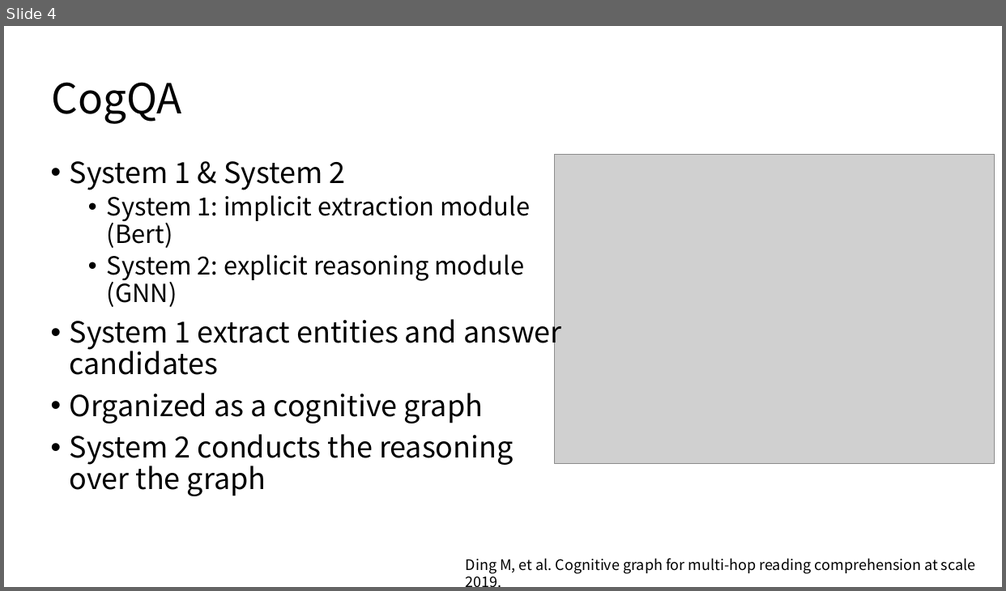
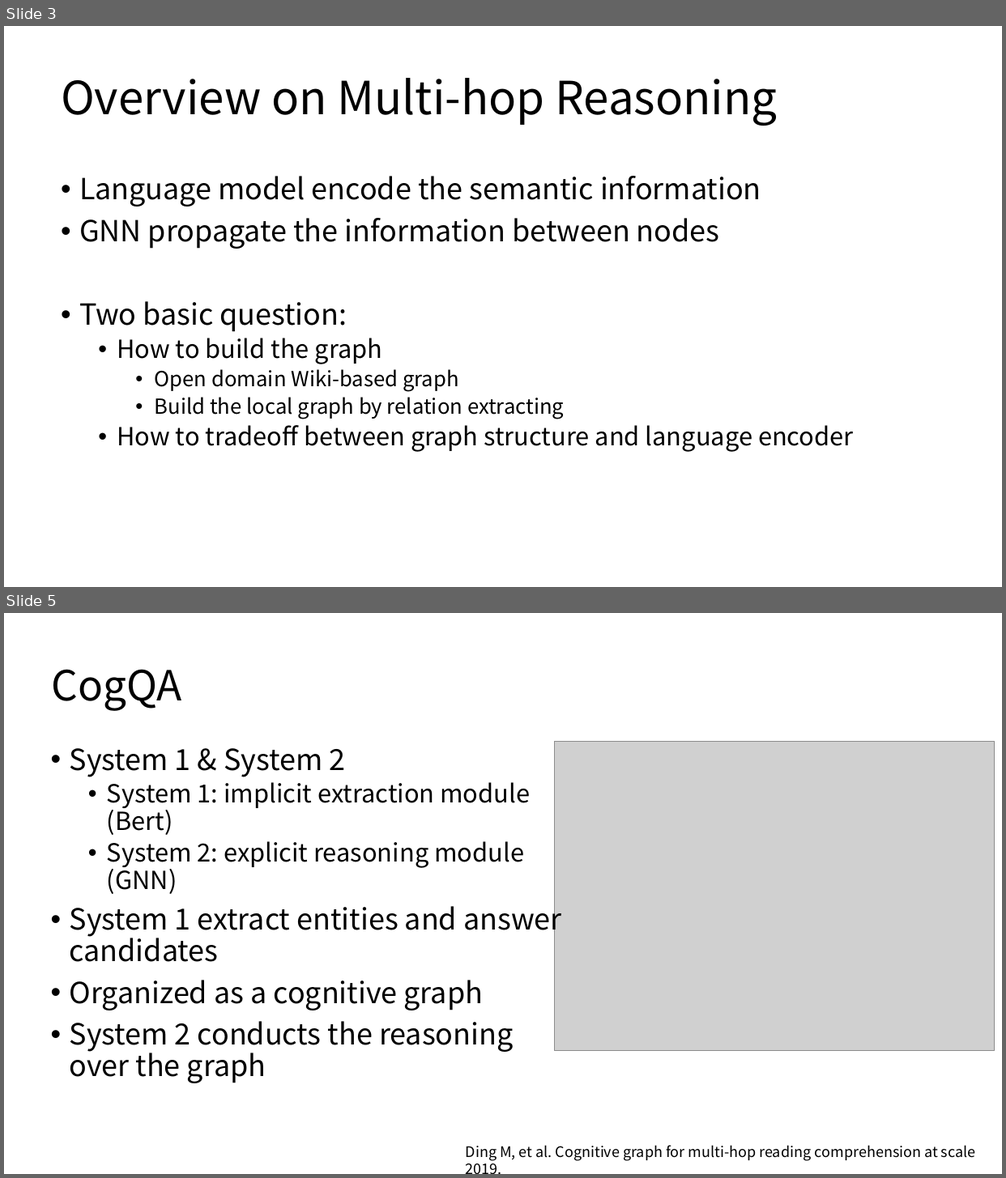
Before and after one commit to JamesHujy/TRPapers, a slide deck: slides/Survey_week1_hujinyi.pptx. Shown one above the other, each under a label of ours: slide 4 before the commit, slides 3 and 5 after it; the slides between them are not shown. The pictures are 1006x591 and 1006x1178 pixels, drawn with LibreOffice and Linux fonts; fonts in the diff are those of the drawing; grey boxes stand for pictures. Boxes give left, top, right and bottom in pixels: in the first picture for what was removed or moved away, otherwise in the second. Text is boxed around its words. In the diff, an @@ line names an element or a change of style, - is before the commit and + after.

```diff
--- a/slides/Survey_week1_hujinyi.pptx
+++ b/slides/Survey_week1_hujinyi.pptx
@@ slide 3 added at (4,26,1002,587), background #FFFFFF @@
@@ title added at (61,78,777,126), 44 pt, text #000000 @@
+Overview on Multi-hop Reasoning
@@ text added at (79,176,854,452), 28 pt, text #000000 @@
+• Language model encode the semantic information
+• GNN propagate the information between nodes
+• Two basic question:
+  • How to build the graph
+    • Open domain Wiki-based graph
+    • Build the local graph by relation extracting
+  • How to tradeoff between graph structure and language encoder
@@ what was slide 4 is now slide 5 @@
```
Also in this commit, not shown: 6 slides changed, 6 other slides added, 3 slides removed.
